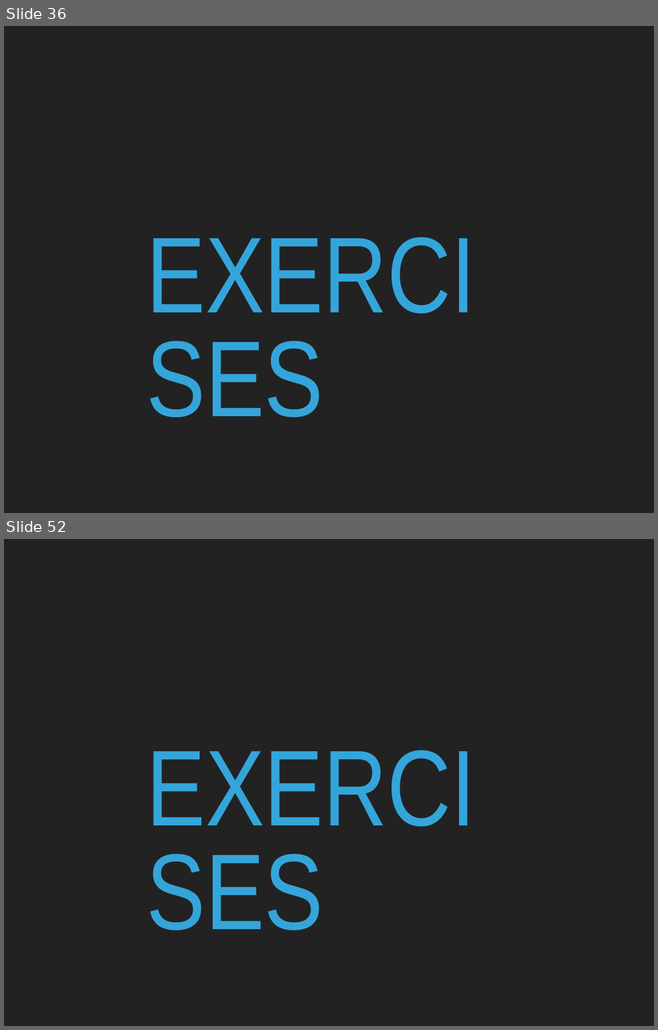
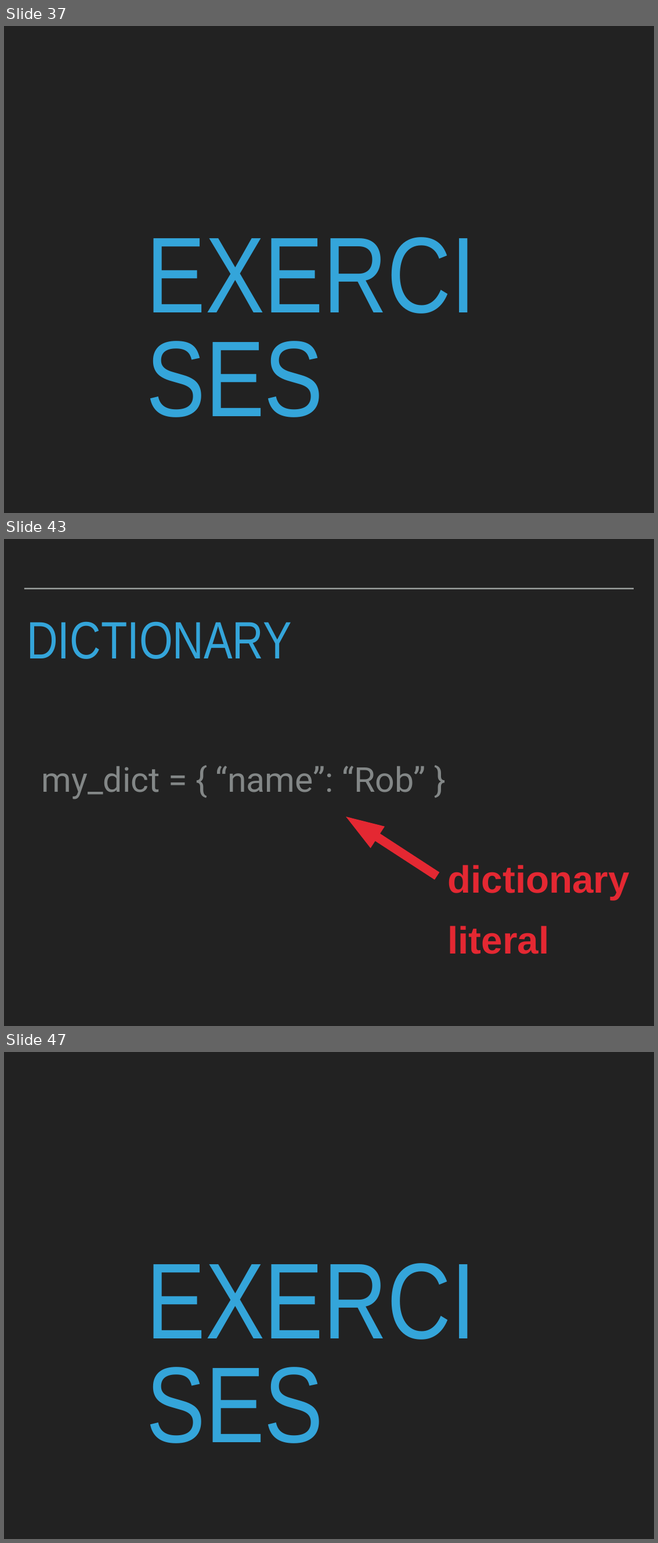
Before and after one commit to robcarrington/PythonInADay, a slide deck: Session2_Slides.pptx. Shown one above the other, each under a label of ours: slides 36 and 52 before the commit, slides 37, 43 and 47 after it; the slides between them are not shown. The pictures are 658x1030 and 658x1543 pixels, drawn with LibreOffice and Linux fonts; fonts in the diff are those of the drawing. Boxes give left, top, right and bottom in pixels: in the first picture for what was removed or moved away, otherwise in the second. Text is boxed around its words. In the diff, an @@ line names an element or a change of style, - is before the commit and + after.

```diff
--- a/Session2_Slides.pptx
+++ b/Session2_Slides.pptx
@@ slide 43 added at [4, 539, 654, 1026], background #222222 @@
@@ line added from (24, 589) to (633, 589), #A6AAA9 2 pt @@
@@ title added at [27, 622, 291, 659], 82.8 pt, text #34A5DA @@
+DICTIONARY
@@ text added at [41, 766, 425, 799], 54 pt, text #838787 @@
+my_dict = { “name”: “Rob” }
@@ right arrow added at [339, 806, 444, 887], fill #E42832 @@
@@ text added at [448, 865, 629, 954], 60 pt, text #E42832, bold @@
+dictionary
+literal
@@ what was slide 36 is now slide 37 @@
@@ what was slide 52 is now slide 47 @@
```
Also in this commit, not shown: 22 other slides added, 56 slides removed, 2 other files.
